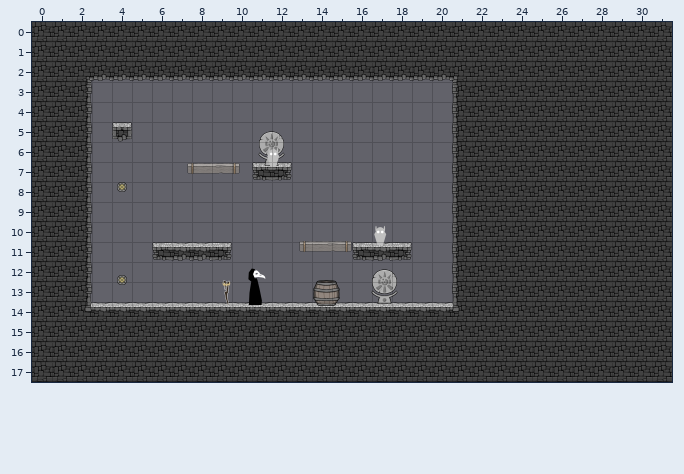
One commit to this Tiled map (JSON): Physics/Physics/assets/rune2.tmj. The picture above was drawn from the file before the commit.
Cells are 300x300 px. Shown: x 0..31, y 0..17.
Now the later version:
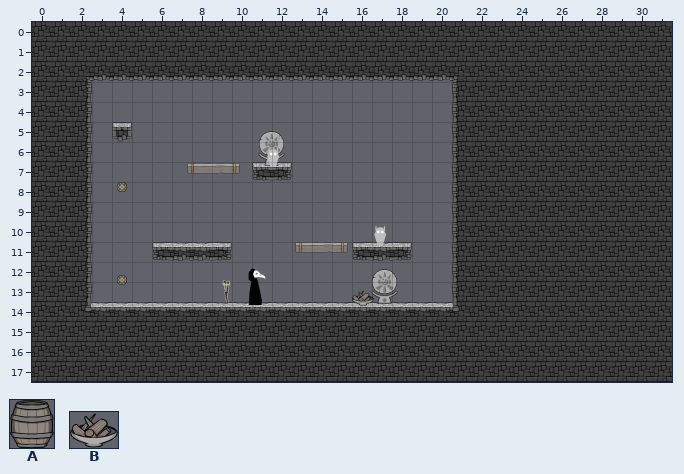
Key: from "GameObjects": A 1 "burnable", B 18 "brazier".
Objects are placed by their top-left corner, in cells (3,4 is the top-left corner of cell 3,4); size is 1x1 cell unless given.
From old to new:
Layer "entities":
A new object: B "infburnable" at 16,13.4 size 1.1x0.8.
Object A "infinite" at 14,12.9 size 1.3x1.3 is removed.
Changed places in both pictures, as pixel boxes (x1, y1, x2, y2):
removed: (313, 280, 340, 306)
added: (353, 290, 374, 306)
